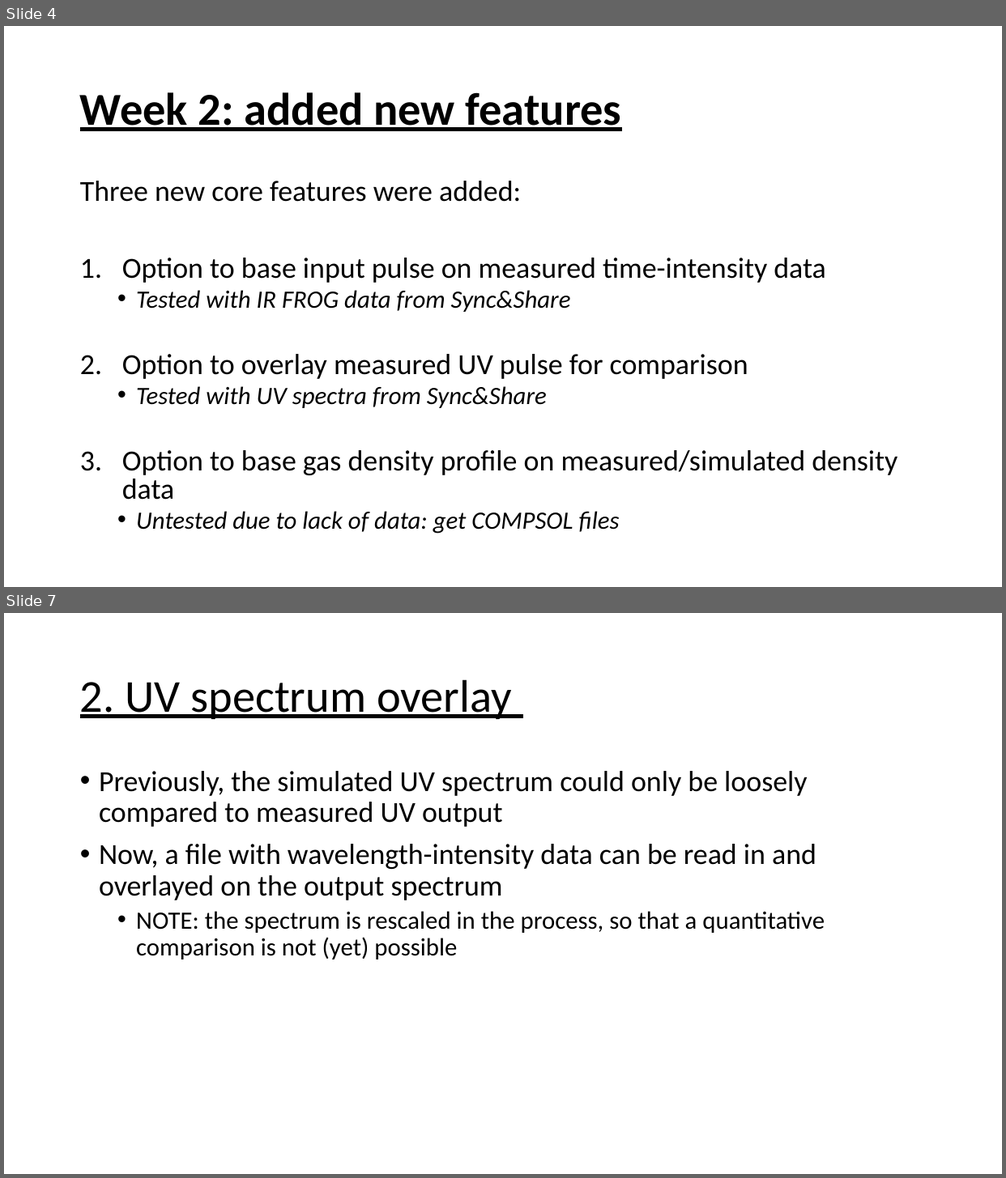
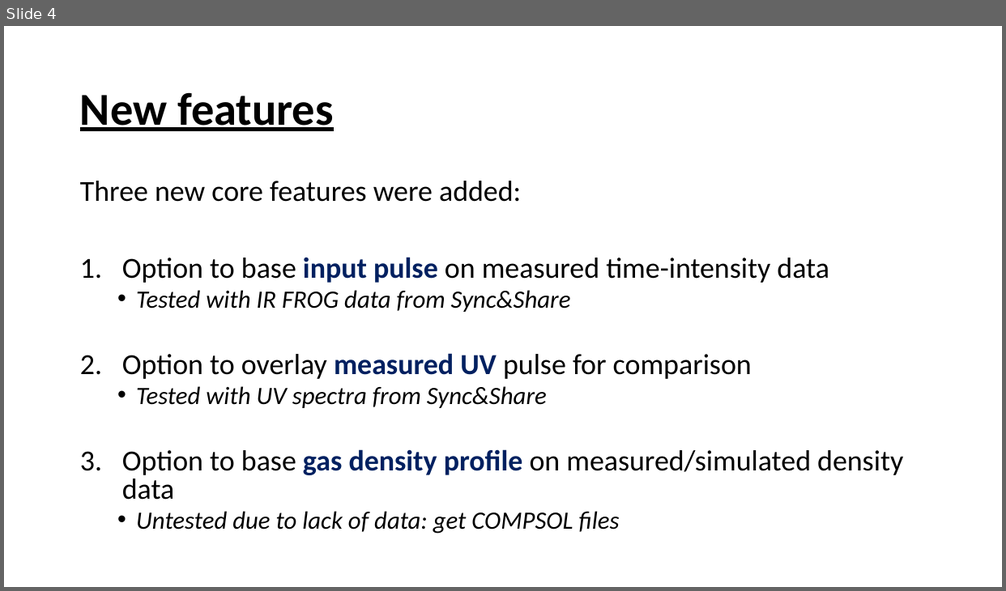
Before and after one commit to david-f-amorim/Simulating-THG-of-few-femtosecond-pulses-in-a-noble-gas-, a slide deck: presentations/DESY - Updates Week 1&2.pptx. Shown one above the other, each under a label of ours: slides 4 and 7 before the commit, slide 4 after it; the slides between them are not shown. The pictures are 1006x1178 and 1006x591 pixels, drawn with LibreOffice and Linux fonts; fonts in the diff are those of the drawing. Boxes give left, top, right and bottom in pixels: in the first picture for what was removed or moved away, otherwise in the second. Text is boxed around its words. In the diff, an @@ line names an element or a change of style, - is before the commit and + after.

```diff
--- a/presentations/DESY - Updates Week 1&2.pptx
+++ b/presentations/DESY - Updates Week 1&2.pptx
@@ slide 7 removed at <box>4,613,1002,1174</box>, background #FFFFFF @@
@@ title removed at <box>80,679,512,719</box> @@
-2. UV spectrum overlay
@@ text removed at <box>99,771,825,960</box> @@
-• Previously, the simulated UV spectrum could only be loosely compared to measured UV output
-• Now, a file with wavelength-intensity data can be read in and overlayed on the output spectrum
-  • NOTE: the spectrum is rescaled in the process, so that a quantitative comparison is not (yet) possible
@@ slide 4 changed as well @@
@@ title at <box>80,92,334,131</box>: text changed @@
-Week 2: added new features
+New features
@@ text at <box>122,257,903,500</box>: text colour #000000 to #002060, bold on in "input pulse", "measured UV", "gas density profile" @@
```
Also in this commit, not shown: 11 other slides changed, 4 slides added, 3 other slides removed, 2 other files.
